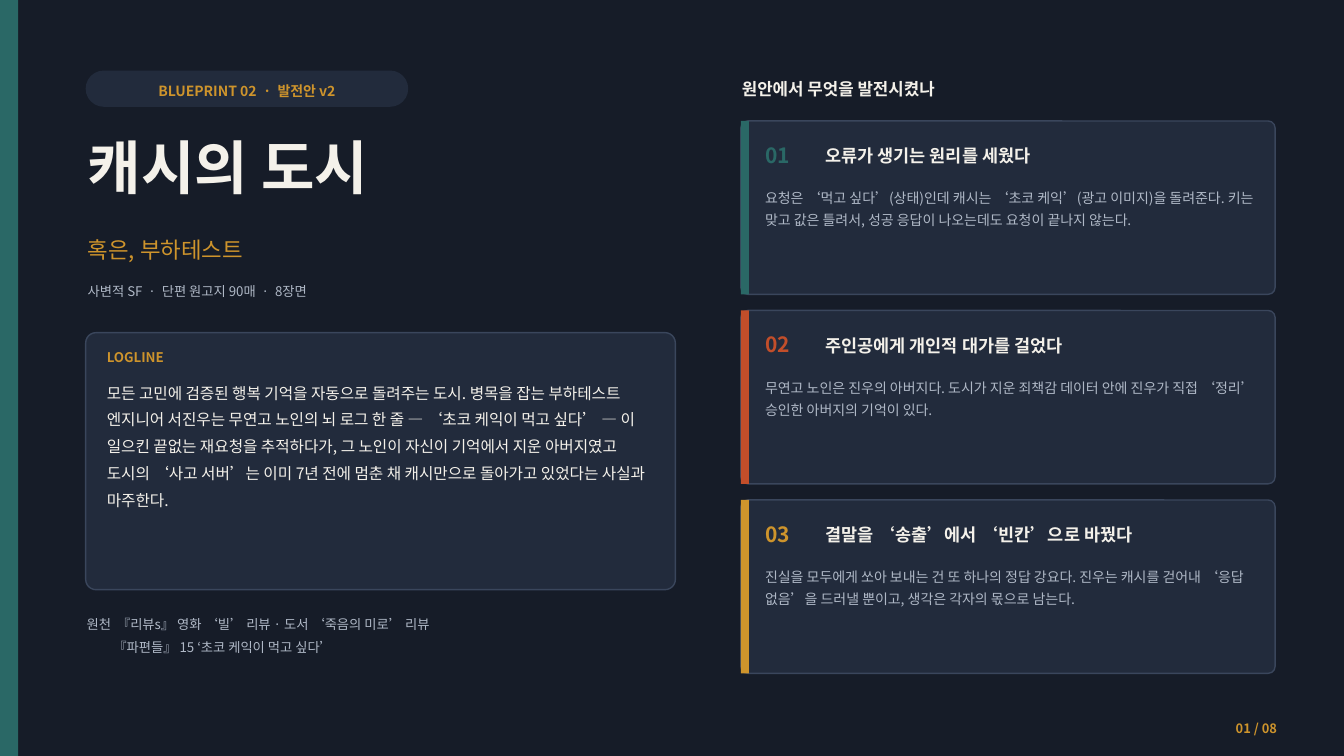
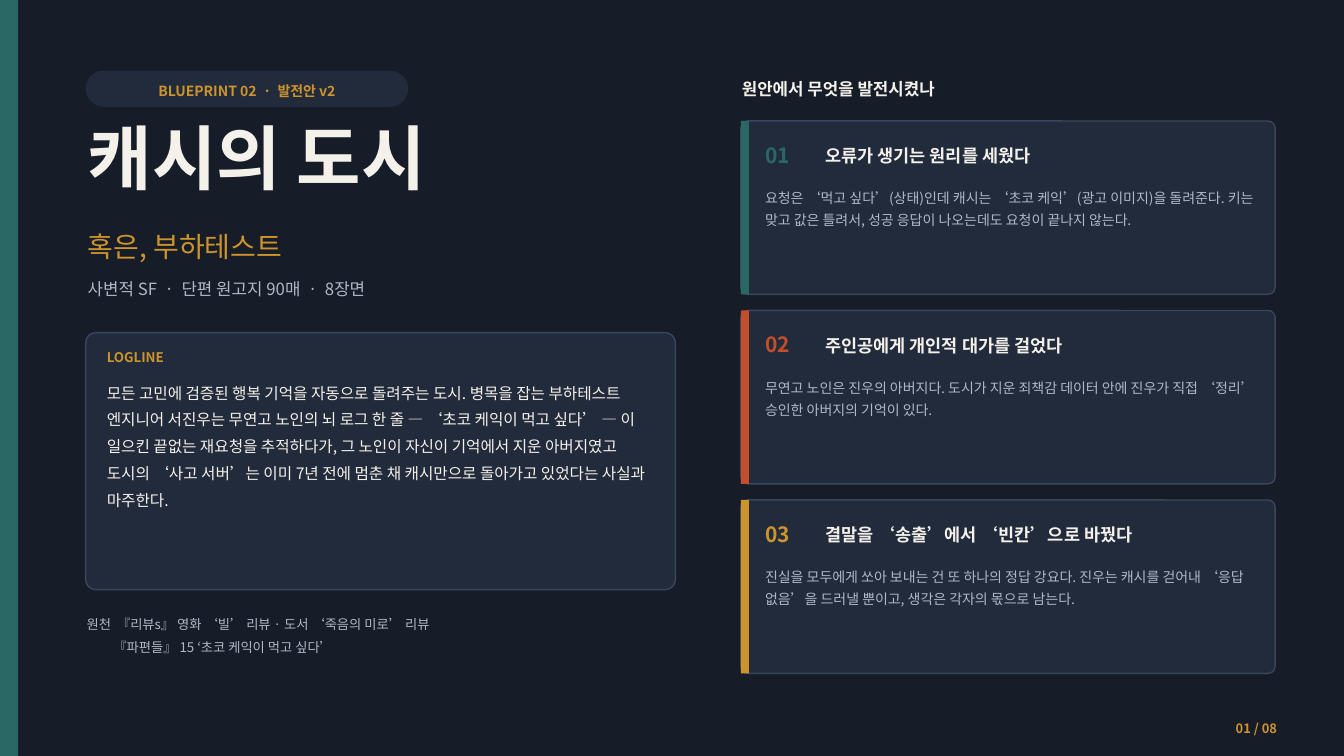
Before and after one commit to lietzsche/dev-lab, a slide deck: slide 1 of cache_city/캐시의_도시_발전기획서.pptx. Drawn at 1344x756 pixels with LibreOffice and Linux fonts; fonts in the diff are those of the drawing. Boxes give left, top, right and bottom in pixels: in the first picture for what was removed or moved away, otherwise in the second. Text is boxed around its words. In the diff, an @@ line names an element or a change of style, - is before the commit and + after.

```diff
--- a/cache_city/캐시의_도시_발전기획서.pptx
+++ b/cache_city/캐시의_도시_발전기획서.pptx
@@ text "캐시의 도시" at [88,125,426,191]: size 41.5 to 50 pt; line spacing 1.25 to 1 @@
@@ text "혹은, 부하테스트" at [88,233,282,262]: size 16 to 20 pt; line spacing 1.25 to 1 @@
@@ text "사변적 SF · 단편 원고지 ..." at [88,281,365,297]: size 9.5 to 12 pt; line spacing 1.25 to 1 @@
```
Also in this commit, not shown: 5 other files.
